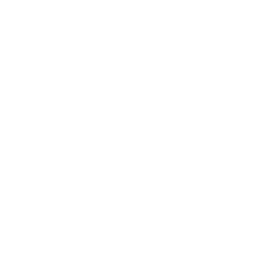
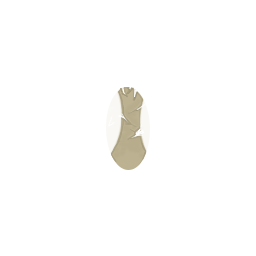
Revision of a layered (256, 256) image; what changed, layer by layer:
painted on "Ellipse 4" over left=106, top=87, right=150, bottom=170
